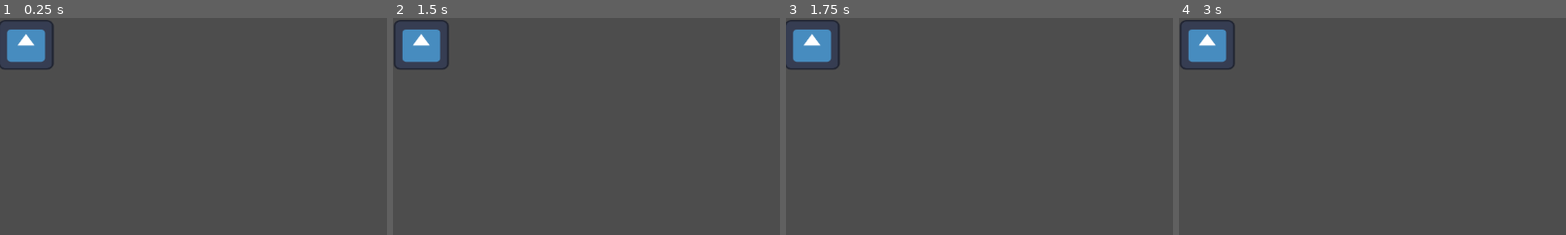
Above: before the commit, frames 1-4 (left to right).
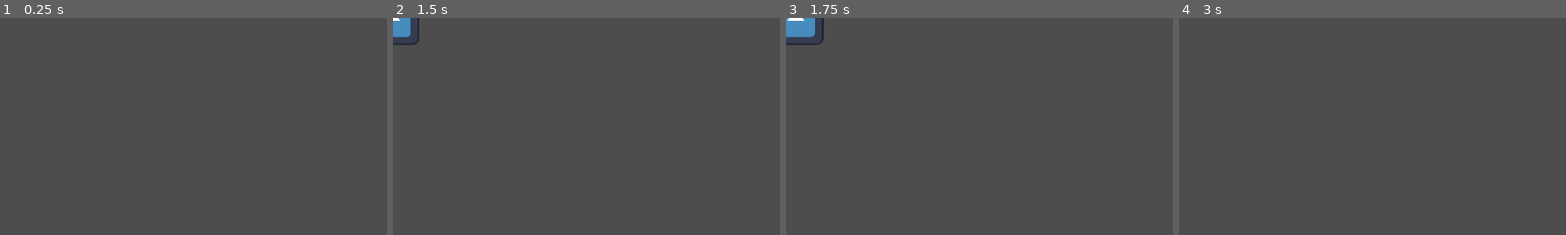
Above: after the commit, the same moments.

Repository: notmarrow/platform_grinder
Game: Godot game, scene res://scenes/enemigo.tscn
Two runs of this game, one before a commit and one after it. Both use one fixed random seed, a clock stepped at 60 frames per second and the inputs below. The engine's default icon, where the game draws it, is replaced by a stand-in: a white triangle on a blue panel in a dark square.
Inputs:
- Up to frame 1 (0.25 s): no input
- Up to frame 2 (1.5 s): no input
- Up to frame 3 (1.75 s): no input
- Up to frame 4 (3 s): no input
The pictures show only the part of the screen within x 0-50%, y 0-50%; the shares and areas given below are measured in that part.

The runs differ from the first frame. In frame 1, 1.9% of the frame differs, in the area x 0-14%, y 0-24%; in frame 2, 2.2%, in the area x 0-15%, y 0-24%; in frame 3, 2.1%; in frame 4, 2.0%.

Commit message:
enemigo_A3

Diff:
--- a/Script/Enemigo.gd
+++ b/Script/Enemigo.gd
@@ -1,19 +1,26 @@
 extends CharacterBody2D
 
 var SPEED = 200
-const RayCast_suelo_POSITION_x = 44
-const RayCast_pared_TARGET_POSITION_X = 45
+var steps_to_move_right = 50  # Ajusta estos valores según tus necesidades
+var steps_to_move_left = 50
+var current_steps = 0
+var moving_right = true
 
 func _ready():
 	velocity.x = SPEED
-	$RayCast_suelo.position.x = RayCast_suelo_POSITION_x
-	$RayCast_pared.target_position.x = RayCast_pared_TARGET_POSITION_X
 
 func _physics_process(delta):
-
-	if not $RayCast_suelo.is_colliding() or $RayCast_pared.is_colliding():
-		velocity.x *= -1
-		$RayCast_suelo.position.x *= -1
-		$RayCast_pared.target_position.x *= -1
+	if moving_right:
+		velocity.x = SPEED
+	else:
+		velocity.x = -SPEED
 
 	move_and_slide()
+
+	# Actualizar el número de pasos
+	current_steps += 1
+
+	# Cambiar de dirección cuando alcance el número de pasos máximo
+	if current_steps >= steps_to_move_right + steps_to_move_left:
+		current_steps = 0
+		moving_right = not moving_right
--- a/scenes/enemigo.tscn
+++ b/scenes/enemigo.tscn
@@ -13,9 +13,6 @@
 "name": &"default",
 "speed": 5.0
 }]
-
-[sub_resource type="RectangleShape2D" id="RectangleShape2D_haxnj"]
-size = Vector2(73, 16)
 
 [sub_resource type="RectangleShape2D" id="RectangleShape2D_vvmn7"]
 size = Vector2(79, 69)
@@ -33,7 +30,7 @@
 grow_vertical = 2
 
 [node name="Enemigo" type="CharacterBody2D" parent="."]
-position = Vector2(0, 81)
+position = Vector2(-344, 44)
 collision_layer = 2
 script = ExtResource("1_4s2ig")
 
@@ -42,22 +39,9 @@
 scale = Vector2(0.640625, 0.578125)
 sprite_frames = SubResource("SpriteFrames_xfglw")
 
-[node name="Collision_suelo" type="CollisionShape2D" parent="Enemigo"]
-position = Vector2(3.8147e-06, -3)
-shape = SubResource("RectangleShape2D_haxnj")
-debug_color = Color(0.764706, 0.45098, 0, 0.419608)
-
-[node name="RayCast_suelo" type="RayCast2D" parent="Enemigo"]
-position = Vector2(44, -9)
-target_position = Vector2(0, 32)
-
-[node name="RayCast_pared" type="RayCast2D" parent="Enemigo"]
-position = Vector2(1, -12)
-target_position = Vector2(45, 0)
-
 [node name="zona_daño" type="Area2D" parent="Enemigo"]
 collision_layer = 2
 
 [node name="CollisionShape2D" type="CollisionShape2D" parent="Enemigo/zona_daño"]
-position = Vector2(0, -27)
+position = Vector2(-1, -27)
 shape = SubResource("RectangleShape2D_vvmn7")
Not shown: 1 places in scenes/enemigo.tscn that only renumber resources
